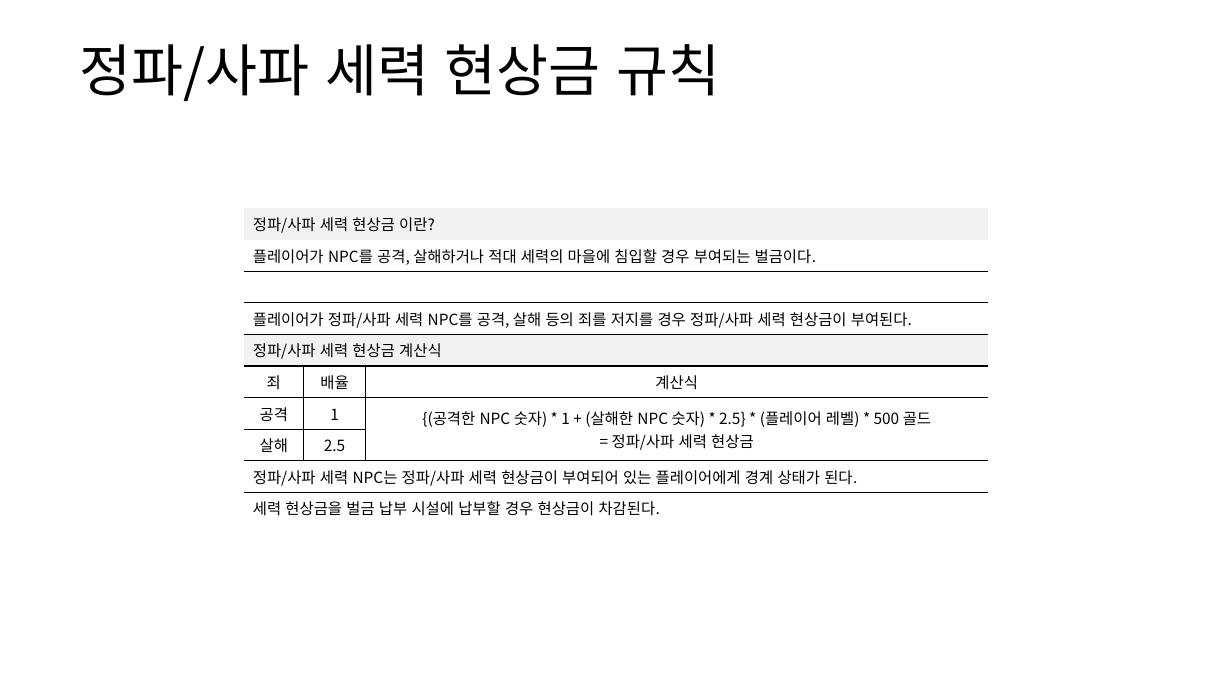
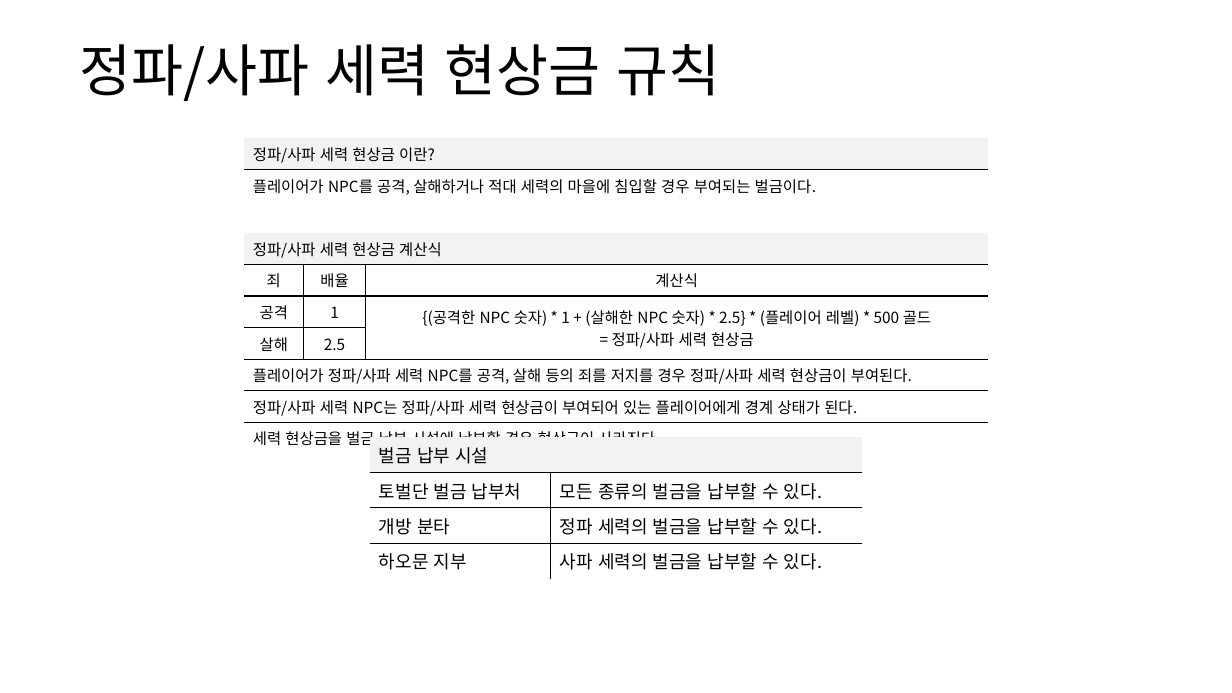
Before and after one commit to yjk0401/unityenginebasic_9th, a slide deck: slide 10 of 기획/방랑엽사전/세력 시스템 기획서.pptx (slide 9 before the commit). Drawn at 1232x693 pixels with LibreOffice and Linux fonts; fonts in the diff are those of the drawing. Boxes give left, top, right and bottom in pixels: in the first picture for what was removed or moved away, otherwise in the second. Text is boxed around its words. In the diff, an @@ line names an element or a change of style, - is before the commit and + after.

```diff
--- a/기획/방랑엽사전/세력 시스템 기획서.pptx
+++ b/기획/방랑엽사전/세력 시스템 기획서.pptx
@@ table at bbox=[244, 138, 988, 453] @@
-row 4: 플레이어가 정파/사파 세력 NPC를 공격, 살해 등의 죄를 저지를 경우 정파/사파 세력 현상금이 부여된다. |  | 
+row 8: 플레이어가 정파/사파 세력 NPC를 공격, 살해 등의 죄를 저지를 경우 정파/사파 세력 현상금이 부여된다. |  | 
-row 10, column 1: 세력 현상금을 벌금 납부 시설에 납부할 경우 현상금이 차감된다.
+row 10, column 1: 세력 현상금을 벌금 납부 시설에 납부할 경우 현상금이 사라진다.
@@ fill none to #F2F2F2 in row 4, column 1 @@
@@ fill #F2F2F2 to none in row 5, column 1 @@
@@ borders changed @@
@@ table: place and size @@
-table at bbox=[244, 208, 988, 520]
+table at bbox=[244, 138, 988, 453]
@@ table added at bbox=[370, 437, 862, 574], 4 rows, 2 columns @@
+벌금 납부 시설 | 
+토벌단 벌금 납부처 | 모든 종류의 벌금을 납부할 수 있다.
+개방 분타 | 정파 세력의 벌금을 납부할 수 있다.
+하오문 지부 | 사파 세력의 벌금을 납부할 수 있다.
```
Also in this commit, not shown: 4 other slides changed, 2 slides added.
